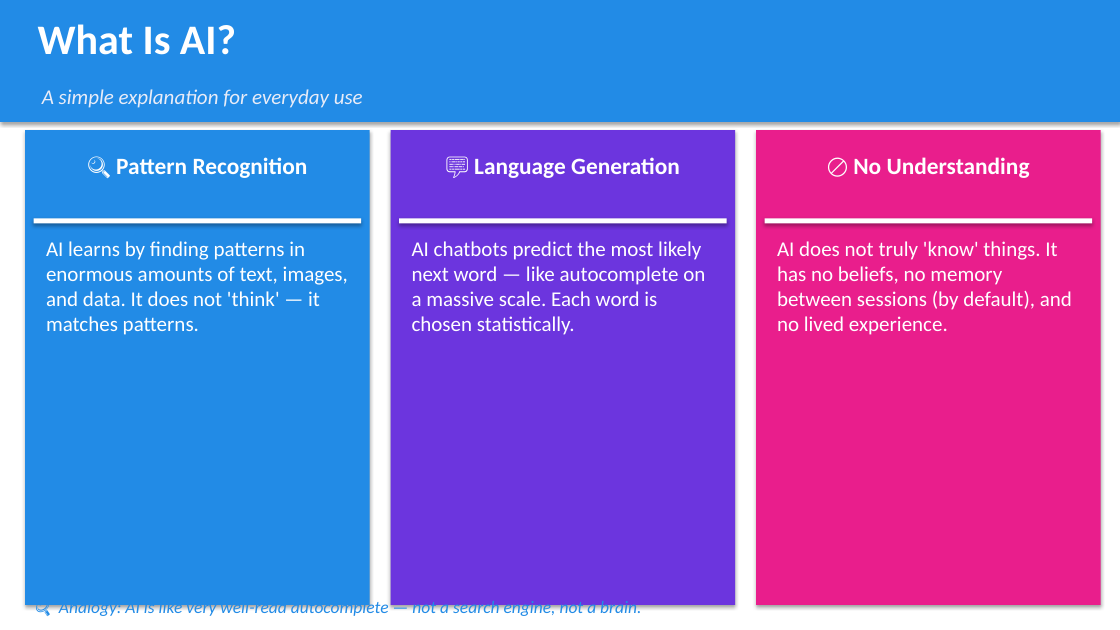
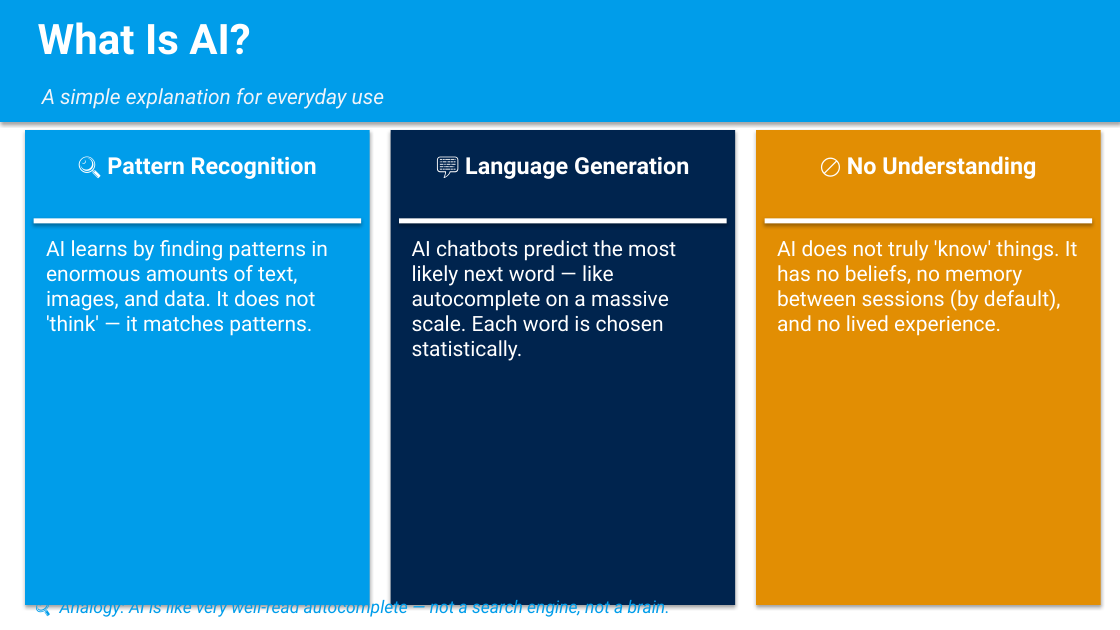
Before and after one commit to pegleg31/powerpoints, a slide deck: slide 6 of AI_Workshop_Presentation.pptx. Drawn at 1120x630 pixels with LibreOffice and Linux fonts; fonts in the diff are those of the drawing. Boxes give left, top, right and bottom in pixels: in the first picture for what was removed or moved away, otherwise in the second. Text is boxed around its words. In the diff, an @@ line names an element or a change of style, - is before the commit and + after.

```diff
--- a/AI_Workshop_Presentation.pptx
+++ b/AI_Workshop_Presentation.pptx
@@ rectangle at [0, 0, 1120, 122]: fill #228BE6 to #009DEA @@
@@ text "A simple explanation for everyday ..." at [42, 88, 385, 109]: font Calibri to Roboto, text colour #E8ECF8 to #F0F4FA @@
@@ rectangle at [25, 130, 370, 605]: fill #228BE6 to #009DEA @@
@@ rectangle at [391, 130, 735, 605]: fill #6C35DE to #00244E @@
@@ rectangle at [756, 130, 1101, 605]: fill #E91E8C to #E28E03 @@
@@ font Calibri to Roboto in 7 elements at [38, 22, 250, 55], [107, 156, 317, 179], [46, 240, 328, 336], [465, 156, 689, 179], [412, 240, 676, 361], [847, 156, 1036, 179], [777, 240, 1078, 336] @@
@@ text "🔍 Analogy: AI is like ..." at [60, 598, 670, 619]: font Calibri to Roboto, text colour #228BE6 to #009DEA @@
```
Also in this commit, not shown: 43 other slides changed, 1 other file.
